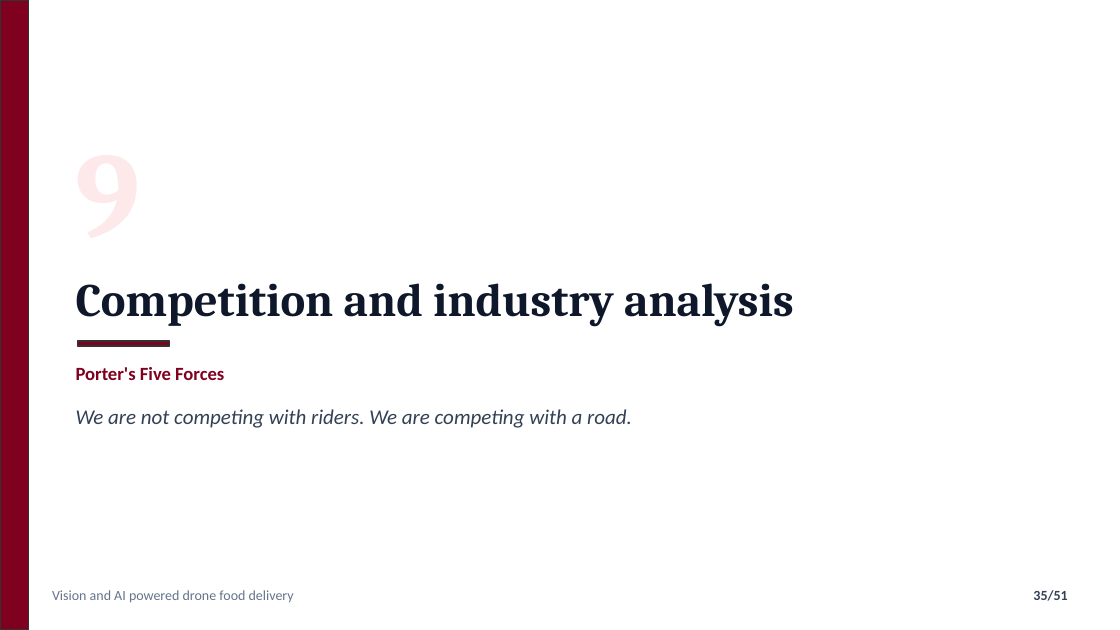
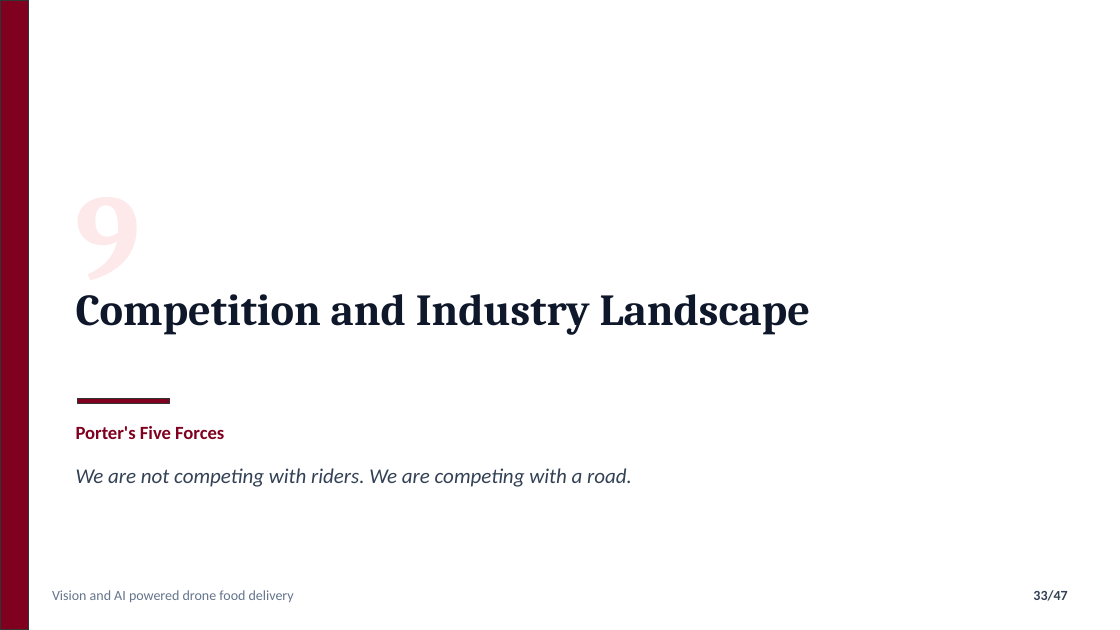
Before and after one commit to nafiskabbo/presentation-hum, a slide deck: slide 33 of output/AeroSetu_Group_Presentation-v1.pptx (slide 35 before the commit). Drawn at 1120x630 pixels with LibreOffice and Linux fonts; fonts in the diff are those of the drawing. Boxes give left, top, right and bottom in pixels: in the first picture for what was removed or moved away, otherwise in the second. Text is boxed around its words. In the diff, an @@ line names an element or a change of style, - is before the commit and + after.

```diff
--- a/output/AeroSetu_Group_Presentation-v1.pptx
+++ b/output/AeroSetu_Group_Presentation-v1.pptx
@@ text at [76,294,810,335]: text changed; size 40 to 38 pt @@
-Competition and industry analysis
+Competition and Industry Landscape
@@ text "Competition and Industry Landscape" at [76,294,810,335]: vertical alignment middle to top @@
@@ text added at [76,295,141,305], 104 pt, text #FDE8EA, bold @@
+9
@@ text "Porter's Five Forces": place and size @@
-text "Porter's Five Forces" at [76,367,224,380]
+text "Porter's Five Forces" at [76,426,224,439]
@@ rectangle: place and size @@
-rectangle at [77,341,170,346]
+rectangle at [77,398,170,403]
@@ text "We are not competing with ...": place and size @@
-text "We are not competing with ..." at [76,409,632,428]
+text "We are not competing with ..." at [76,468,632,487]
@@ page number at [1033,590,1067,601]: text changed @@
-35/51
+33/47
```
Also in this commit, not shown: 44 other slides changed, 1 slide added, 5 slides removed, 3 other files.
